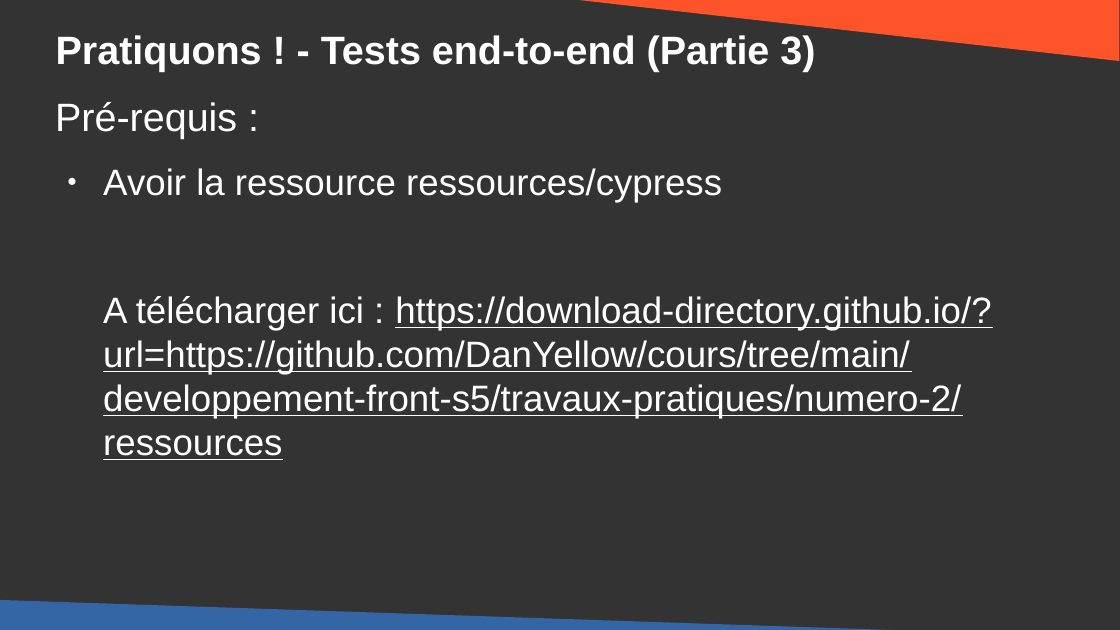
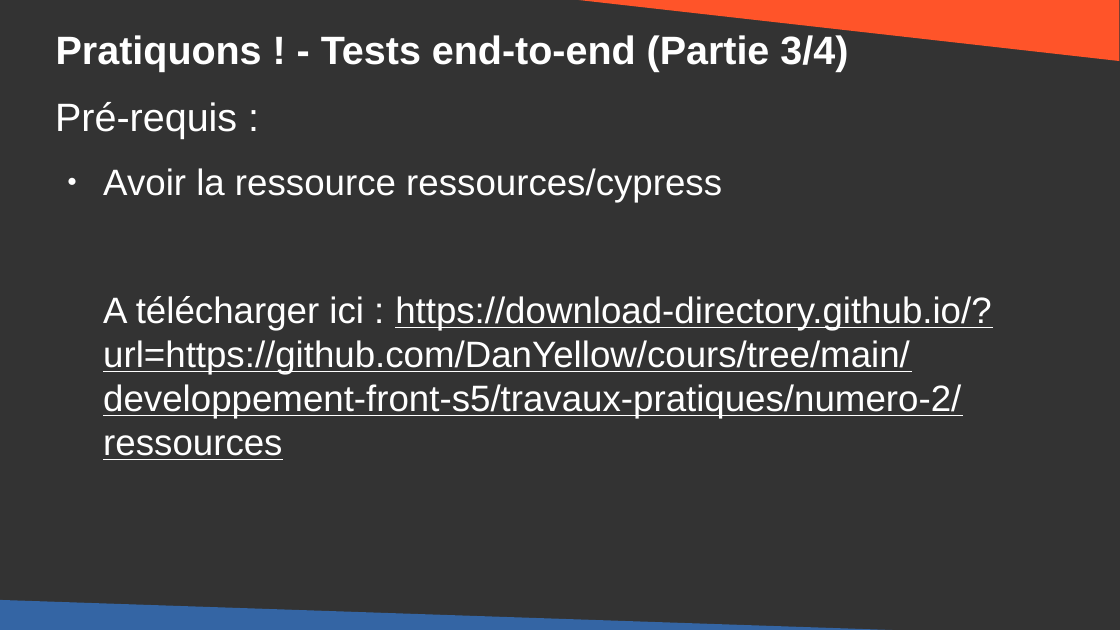
Before and after one commit to DanYellow/cours, a slide deck: slide 35 of developpement-front-s5/travaux-pratiques/numero-2/presentation.odp. Drawn at 1120x630 pixels with LibreOffice and Linux fonts; fonts in the diff are those of the drawing. Boxes give left, top, right and bottom in pixels: in the first picture for what was removed or moved away, otherwise in the second. Text is boxed around its words. In the diff, an @@ line names an element or a change of style, - is before the commit and + after.

```diff
--- a/developpement-front-s5/travaux-pratiques/numero-2/presentation.odp
+++ b/developpement-front-s5/travaux-pratiques/numero-2/presentation.odp
@@ title at [56,35,848,72]: text changed @@
-Pratiquons ! - Tests end-to-end (Partie 3)
+Pratiquons ! - Tests end-to-end (Partie 3/4)
```
Also in this commit, not shown: 6 other slides changed, 7 slides added, 41 slides removed, 7 other files.
